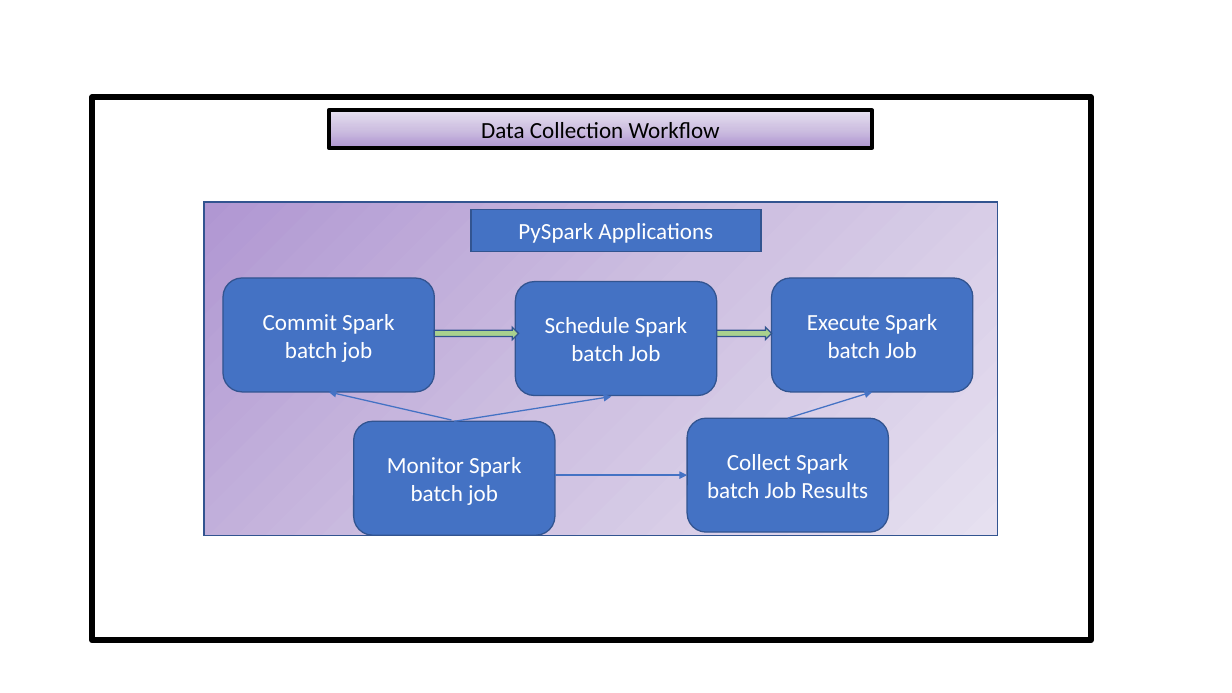
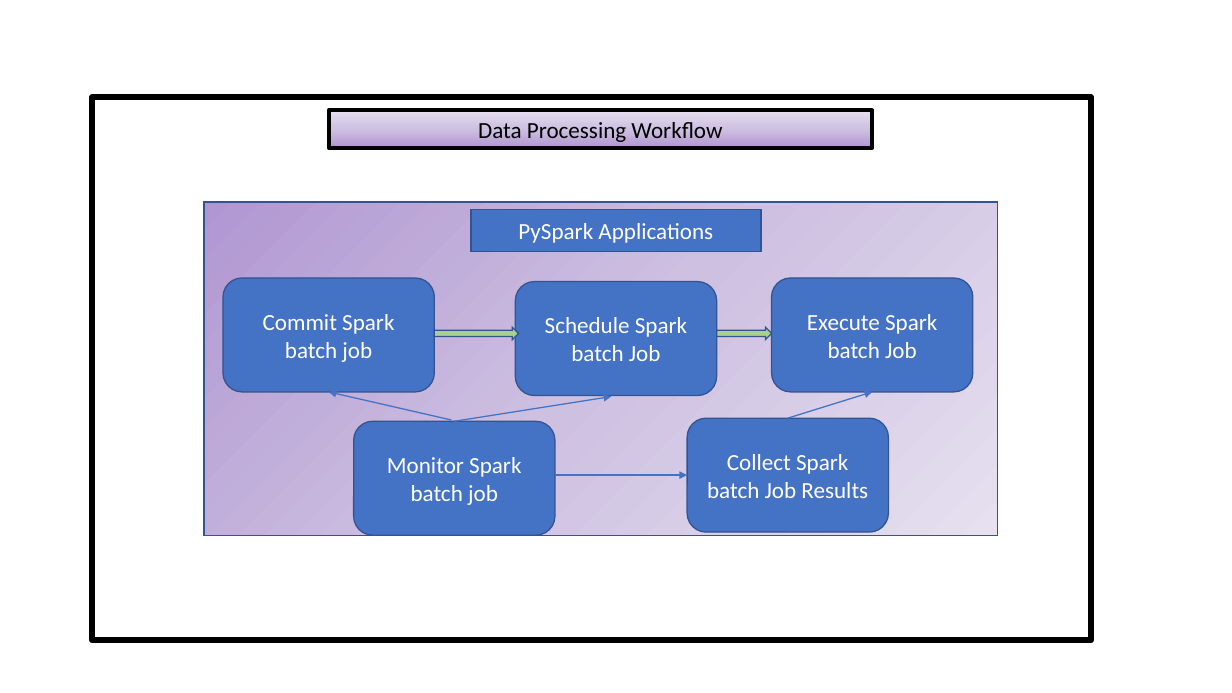
Before and after one commit to judyma2294/informatics, a slide deck: slide 1 of slides_pictures/Data Collection Workflow.pptx. Drawn at 1232x693 pixels with LibreOffice and Linux fonts; fonts in the diff are those of the drawing. Boxes give left, top, right and bottom in pixels: in the first picture for what was removed or moved away, otherwise in the second. Text is boxed around its words. In the diff, an @@ line names an element or a change of style, - is before the commit and + after.

```diff
--- a/slides_pictures/Data Collection Workflow.pptx
+++ b/slides_pictures/Data Collection Workflow.pptx
@@ text in rectangle at [478, 118, 722, 142]: text changed @@
-Data Collection Workflow
+Data Processing Workflow
```
Also in this commit, not shown: 1 other file.
